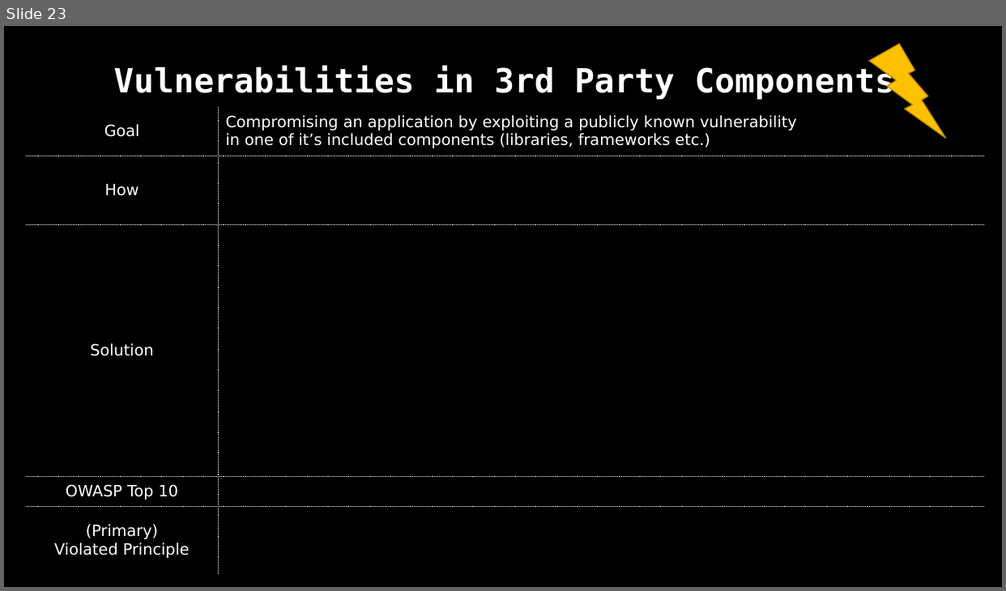
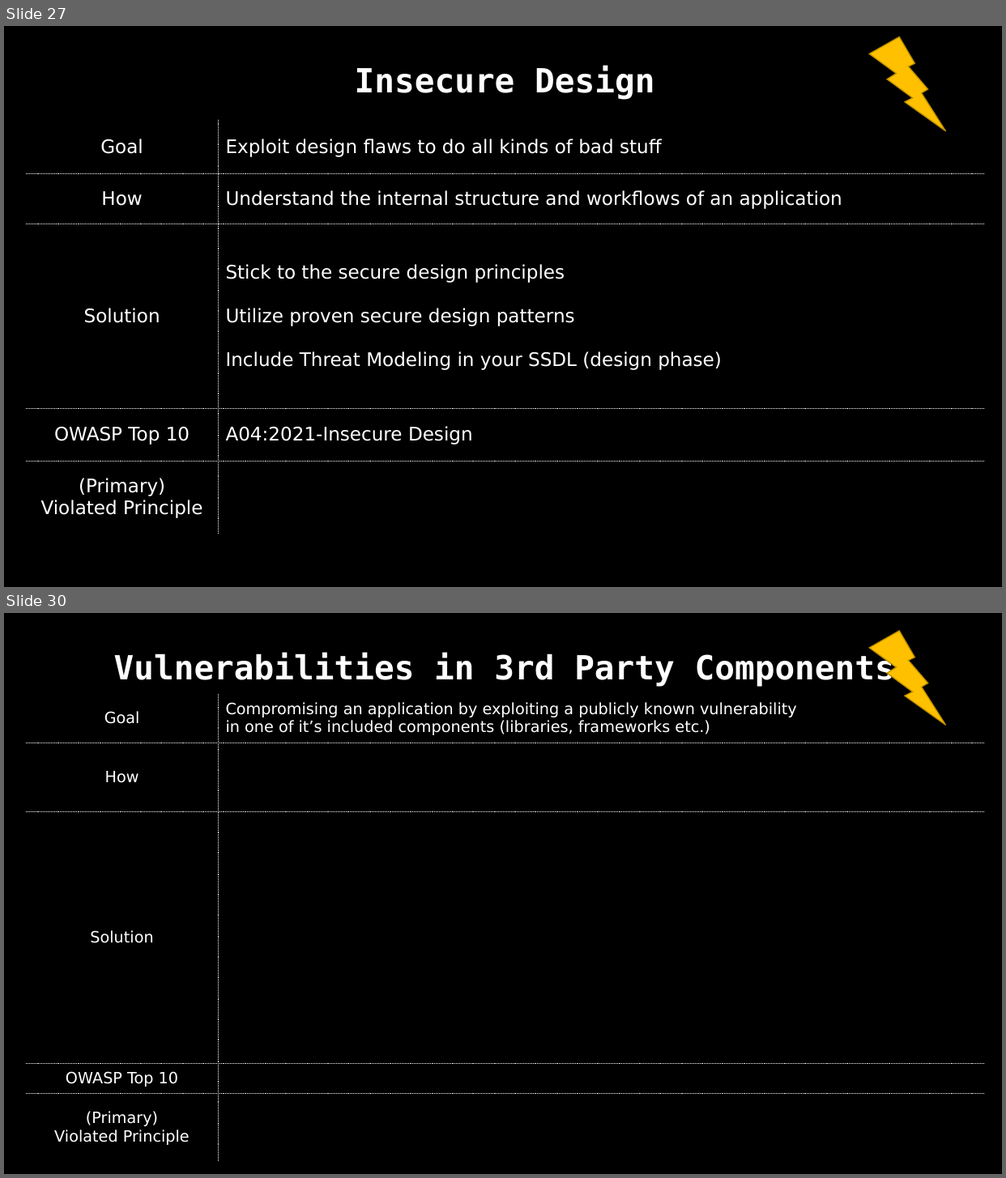
Before and after one commit to dschwarz91/websec-lecture, a slide deck: slides/8_General_Topics.pptx. Shown one above the other, each under a label of ours: slide 23 before the commit, slides 27 and 30 after it; the slides between them are not shown. The pictures are 1006x591 and 1006x1178 pixels, drawn with LibreOffice and Linux fonts; fonts in the diff are those of the drawing. Boxes give left, top, right and bottom in pixels: in the first picture for what was removed or moved away, otherwise in the second. Text is boxed around its words. In the diff, an @@ line names an element or a change of style, - is before the commit and + after.

Commit message:
Updated to Top 10 2021 - added secure design and replaced insec. deserialization with an integration chapter.

```diff
--- a/slides/8_General_Topics.pptx
+++ b/slides/8_General_Topics.pptx
@@ slide 27 added at <box>4,26,1002,587</box>, background #000000 @@
@@ lightning bolt added at <box>869,37,946,131</box>, fill #FFC000, outline #BD8E00 1 pt @@
@@ table added at <box>26,56,984,535</box>, 6 rows, 2 columns @@
+Insecure Design | 
+Goal | Exploit design flaws to do all kinds of bad stuff
+How | Understand the internal structure and workflows of an application
+Solution | Stick to the secure design principles / Utilize proven secure design patterns / Include Threat Modeling in your SSDL (design phase)
+OWASP Top 10 | A04:2021-Insecure Design
+(Primary) Violated Principle | 
@@ table added at <box>594,83,612,113</box>, 1 rows, 1 columns @@
+
@@ what was slide 23 is now slide 30 @@
```
Also in this commit, not shown: 36 slides changed, 36 other slides added, 3 other files.
